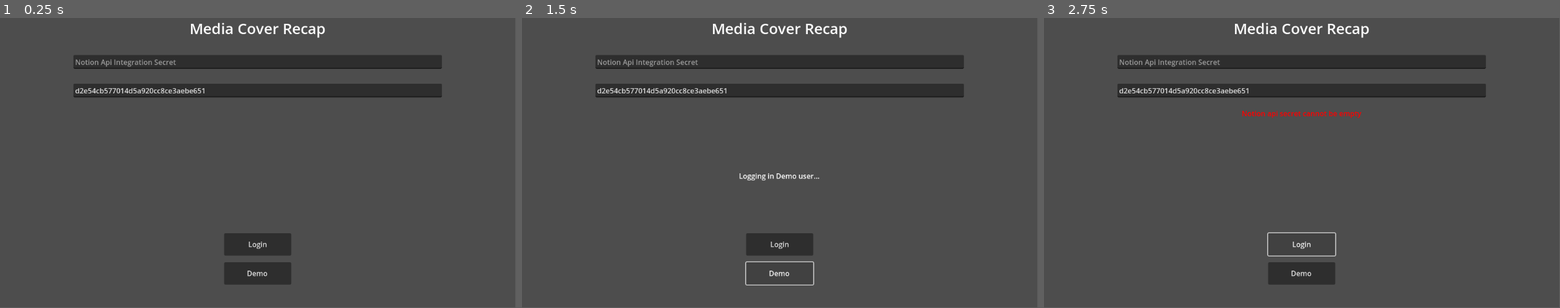
Above: before the commit, frames 1-3 (left to right).
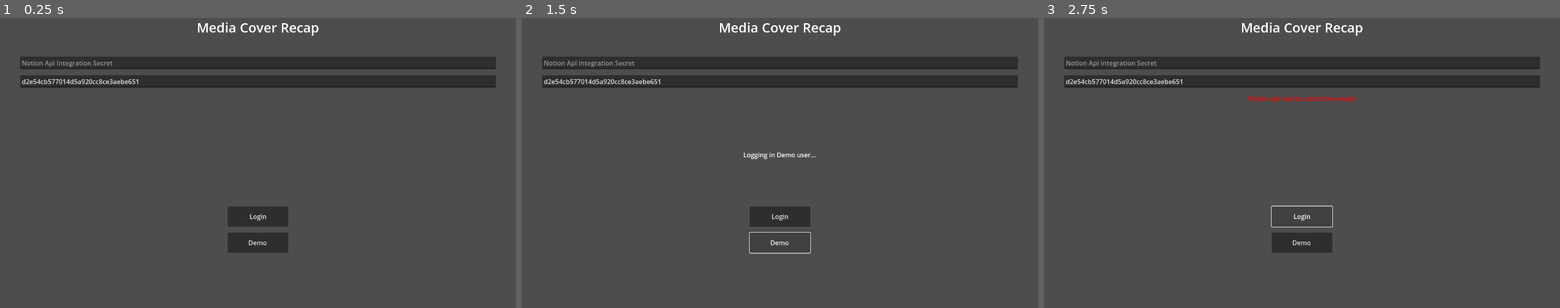
Above: after the commit, the same moments.

Repository: christt105/MediaCoverRecap
Game: Godot game, scene res://Login/LoginScreen.tscn
Two runs of this game, one before a commit and one after it. Both use one fixed random seed, a clock stepped at 60 frames per second and the inputs below.
Inputs:
- Up to frame 1 (0.25 s): no input
- Up to frame 2 (1.5 s): click "Login" at 0.5 s; click "Demo" at 1.25 s
- Up to frame 3 (2.75 s): click "Login" at 2 s
In our replay, the window is 799x449 before the commit and 800x450 after it. These sizes can differ from the game's own. Grey fills any space a smaller window leaves; there, only what the larger window draws over its background counts as a difference.

The runs differ from the first frame. In frame 1, 9.0% of the frame differs, in the area x 3-97%, y 1-92%; in frame 2, 8.6%; in frame 3, 8.8%.
Error in both runs: Invalid access to property or key 'message' on a base object of type 'Nil'. (res://Notion/NotionController.gd:62)

Commit message:
Remove http requests on finish

Diff:
--- a/MediaCoverRecap/Login/LoginScreen.gd
+++ b/MediaCoverRecap/Login/LoginScreen.gd
@@ -11,7 +11,7 @@
 @export var error_label:Label
 @export var info_label:Label
 @export var login_button:Button
-@onready var login_sample_button: Button = $VBoxContainer/LoginSampleButton
+@export var login_sample_button: Button
 
 
 func _ready() -> void:
--- a/MediaCoverRecap/Login/LoginScreen.tscn
+++ b/MediaCoverRecap/Login/LoginScreen.tscn
@@ -3,7 +3,7 @@
 [ext_resource type="Script" path="res://Login/LoginScreen.gd" id="1_dhoeq"]
 [ext_resource type="Script" path="res://Login/FixPasteWeb.gd" id="2_kynpw"]
 
-[node name="LoginScreen" type="Control" node_paths=PackedStringArray("notion_api_secret_line_edit", "notion_media_database_id_line_edit", "error_label", "info_label", "login_button")]
+[node name="LoginScreen" type="Control" node_paths=PackedStringArray("notion_api_secret_line_edit", "notion_media_database_id_line_edit", "error_label", "info_label", "login_button", "login_sample_button")]
 layout_mode = 3
 anchors_preset = 15
 anchor_right = 1.0
@@ -11,46 +11,51 @@
 grow_horizontal = 2
 grow_vertical = 2
 script = ExtResource("1_dhoeq")
-notion_api_secret_line_edit = NodePath("VBoxContainer/NotionApiSecretLineEdit")
-notion_media_database_id_line_edit = NodePath("VBoxContainer/NotionMediaDatabaseLineEdit")
-error_label = NodePath("VBoxContainer/ErrorLabel")
-info_label = NodePath("VBoxContainer/InfoLabel")
-login_button = NodePath("VBoxContainer/LoginButton")
+notion_api_secret_line_edit = NodePath("VBoxContainer2/MarginContainer/VBoxContainer/NotionApiSecretLineEdit")
+notion_media_database_id_line_edit = NodePath("VBoxContainer2/MarginContainer/VBoxContainer/NotionMediaDatabaseLineEdit")
+error_label = NodePath("VBoxContainer2/MarginContainer/VBoxContainer/ErrorLabel")
+info_label = NodePath("VBoxContainer2/MarginContainer/VBoxContainer/InfoLabel")
+login_button = NodePath("VBoxContainer2/MarginContainer/VBoxContainer/LoginButton")
+login_sample_button = NodePath("VBoxContainer2/MarginContainer/VBoxContainer/LoginSampleButton")
 
-[node name="TitleLabel" type="Label" parent="."]
+[node name="FixPasteWeb" type="Node" parent="."]
+script = ExtResource("2_kynpw")
+
+[node name="VBoxContainer2" type="VBoxContainer" parent="."]
 layout_mode = 1
-anchors_preset = 10
+anchors_preset = 15
 anchor_right = 1.0
-offset_bottom = 46.0
+anchor_bottom = 1.0
 grow_horizontal = 2
+grow_vertical = 2
+theme_override_constants/separation = 50
+
+[node name="TitleLabel" type="Label" parent="VBoxContainer2"]
+layout_mode = 2
 theme_override_font_sizes/font_size = 33
 text = "Media Cover Recap"
 horizontal_alignment = 1
 
-[node name="VBoxContainer" type="VBoxContainer" parent="."]
-layout_mode = 1
-anchors_preset = 15
-anchor_right = 1.0
-anchor_bottom = 1.0
-offset_left = 164.0
-offset_top = 75.0
-offset_right = -164.0
-offset_bottom = -51.0
-grow_horizontal = 2
-grow_vertical = 2
+[node name="MarginContainer" type="MarginContainer" parent="VBoxContainer2"]
+layout_mode = 2
+theme_override_constants/margin_left = 50
+theme_override_constants/margin_right = 50
+
+[node name="VBoxContainer" type="VBoxContainer" parent="VBoxContainer2/MarginContainer"]
+layout_mode = 2
 theme_override_constants/separation = 15
 
-[node name="NotionApiSecretLineEdit" type="LineEdit" parent="VBoxContainer"]
+[node name="NotionApiSecretLineEdit" type="LineEdit" parent="VBoxContainer2/MarginContainer/VBoxContainer"]
 layout_mode = 2
 size_flags_vertical = 6
 placeholder_text = "Notion Api Integration Secret"
 
-[node name="NotionMediaDatabaseLineEdit" type="LineEdit" parent="VBoxContainer"]
+[node name="NotionMediaDatabaseLineEdit" type="LineEdit" parent="VBoxContainer2/MarginContainer/VBoxContainer"]
 layout_mode = 2
 size_flags_vertical = 6
 placeholder_text = "Notion Media Database Id"
 
-[node name="ErrorLabel" type="Label" parent="VBoxContainer"]
+[node name="ErrorLabel" type="Label" parent="VBoxContainer2/MarginContainer/VBoxContainer"]
 custom_minimum_size = Vector2(0, 125)
 layout_mode = 2
 size_flags_vertical = 6
@@ -58,26 +63,23 @@
 horizontal_alignment = 1
 autowrap_mode = 3
 
-[node name="InfoLabel" type="Label" parent="VBoxContainer"]
+[node name="InfoLabel" type="Label" parent="VBoxContainer2/MarginContainer/VBoxContainer"]
 custom_minimum_size = Vector2(0, 125)
 layout_mode = 2
 size_flags_vertical = 6
 horizontal_alignment = 1
 autowrap_mode = 3
 
-[node name="LoginButton" type="Button" parent="VBoxContainer"]
+[node name="LoginButton" type="Button" parent="VBoxContainer2/MarginContainer/VBoxContainer"]
 custom_minimum_size = Vector2(150, 50)
 layout_mode = 2
 size_flags_horizontal = 4
 size_flags_vertical = 6
 text = "Login"
 
-[node name="LoginSampleButton" type="Button" parent="VBoxContainer"]
+[node name="LoginSampleButton" type="Button" parent="VBoxContainer2/MarginContainer/VBoxContainer"]
 custom_minimum_size = Vector2(150, 50)
 layout_mode = 2
 size_flags_horizontal = 4
 size_flags_vertical = 6
 text = "Demo"
-
-[node name="FixPasteWeb" type="Node" parent="."]
-script = ExtResource("2_kynpw")
--- a/MediaCoverRecap/MediaCoverRecap/MediaCoverRecap.gd
+++ b/MediaCoverRecap/MediaCoverRecap/MediaCoverRecap.gd
@@ -84,7 +84,7 @@
 	for m in media:
 		var request = HTTPRequest.new()
 		add_child(request)
-		request.request_completed.connect(_on_cover_download_request_completed.bind(m))
+		request.request_completed.connect(_on_cover_download_request_completed.bind(m, request))
 		print("Downloading image " + m.cover_url.url)
 		var url := _get_cover_url(m.cover_url)
 		request.request(url)
@@ -103,9 +103,11 @@
 		return cover.url
 
 
-func _on_cover_download_request_completed(result, response_code, headers:Array, body, media:Media) -> void:
+func _on_cover_download_request_completed(result, response_code, headers:Array, body, media:Media, request) -> void:
 	if result != HTTPRequest.RESULT_SUCCESS:
 		push_error("Image couldn't be downloaded. Try a different image.")
+
+	request.queue_free()
 
 	var image = Image.new()
 
--- a/MediaCoverRecap/Notion/NotionController.gd
+++ b/MediaCoverRecap/Notion/NotionController.gd
@@ -31,7 +31,7 @@
 func get_media(database: String, notion_body: String, on_completed: Callable) -> void:
 	var http_request := HTTPRequest.new()
 	add_child(http_request)
-	http_request.request_completed.connect(_on_get_database_completed.bind(on_completed))
+	http_request.request_completed.connect(_on_get_database_completed.bind(on_completed, http_request))
 
 	var error := http_request.request(
 		_get_url_query(database),
@@ -60,6 +60,7 @@
 	if result != HTTPClient.RESPONSE_OK:
 		request_response = JSON.parse_string(request_response[3].get_string_from_utf8())
 		push_error(request_response.message)
+		http_request.queue_free()
 		return null
 
 	var dict:Dictionary = JSON.parse_string(request_response[3].get_string_from_utf8())
@@ -67,9 +68,11 @@
 	database.id = dict["id"]
 	database.properties = dict["properties"]
 
+	http_request.queue_free()
+
 	return database
 
-func _on_get_database_completed(result, response_code, headers, body, on_completed: Callable) -> void:
+func _on_get_database_completed(result, response_code, headers, body, on_completed: Callable, http_request) -> void:
 	var response = JSON.parse_string(body.get_string_from_utf8())
 	var data:Array[Media] = []
 
@@ -82,6 +85,8 @@
 			get_property_by_id(media, NotionDatabaseKeys.property_type)["select"]["id"],
 			get_properties(get_property_by_id(media, NotionDatabaseKeys.property_properties)["multi_select"])
 			))
+
+	http_request.queue_free()
 
 	on_completed.call(data)
 
--- a/MediaCoverRecap/project.godot
+++ b/MediaCoverRecap/project.godot
@@ -15,6 +15,12 @@
 config/features=PackedStringArray("4.3")
 config/icon="res://icon.svg"
 
+[display]
+
+window/size/viewport_width=1280
+window/size/viewport_height=720
+window/dpi/allow_hidpi=false
+
 [rendering]
 
 renderer/rendering_method="gl_compatibility"
